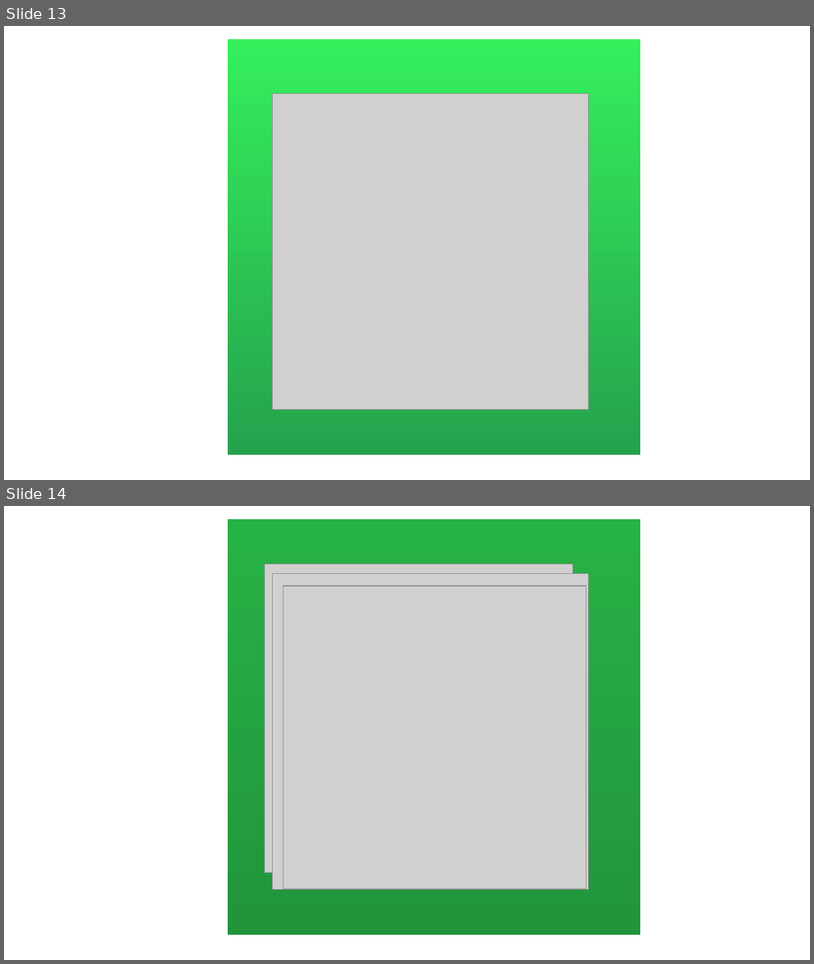
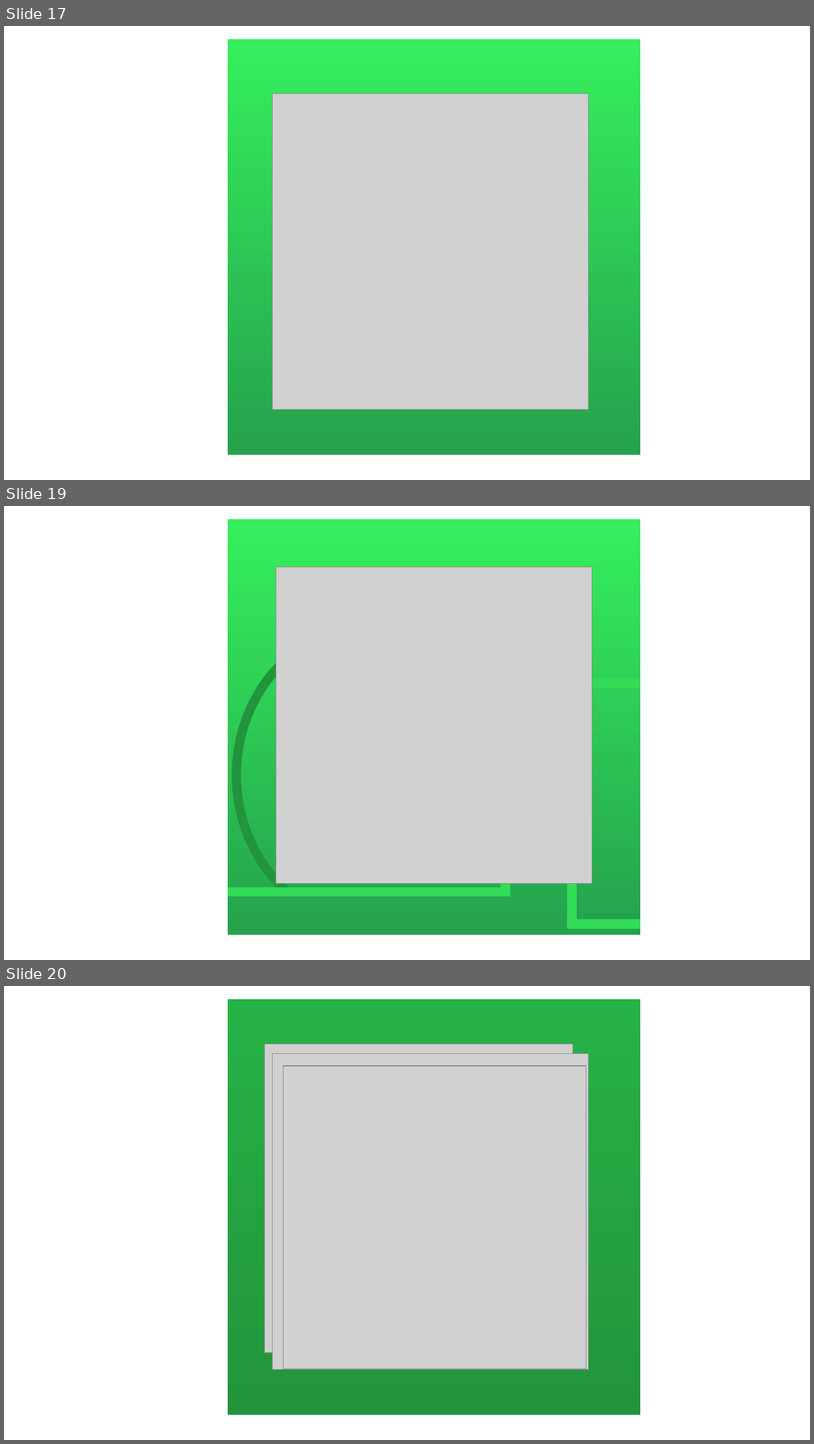
Before and after one commit to antenehs/Commuter, a slide deck: Reitti/Pictures/Pictures.pptx. Shown one above the other, each under a label of ours: slides 13 and 14 before the commit, slides 17, 19 and 20 after it; the slides between them are not shown. The pictures are 814x964 and 814x1444 pixels, drawn with LibreOffice and Linux fonts; fonts in the diff are those of the drawing; grey boxes stand for pictures. Boxes give left, top, right and bottom in pixels: in the first picture for what was removed or moved away, otherwise in the second. Text is boxed around its words. In the diff, an @@ line names an element or a change of style, - is before the commit and + after.

```diff
--- a/Reitti/Pictures/Pictures.pptx
+++ b/Reitti/Pictures/Pictures.pptx
@@ slide 19 added at (4,506,810,960), background #FFFFFF @@
@@ rectangle added at (228,519,641,934), fill gradient #25A24D to #35EF5C @@
@@ picture added at (276,567,593,883) @@
@@ arc (boxed as its full ellipse) added at (236,627,506,924), outline #22953C 11 pt @@
@@ elbow line added from (228, 892) to (641, 683), #32DC57 11 pt @@
@@ elbow line added from (504, 800) to (641, 924), #32DC57 11 pt @@
@@ what was slide 13 is now slide 17 @@
@@ what was slide 14 is now slide 20 @@
```
Also in this commit, not shown: 1 slide changed, 6 other slides added, 1 slide removed, 30 other files.
